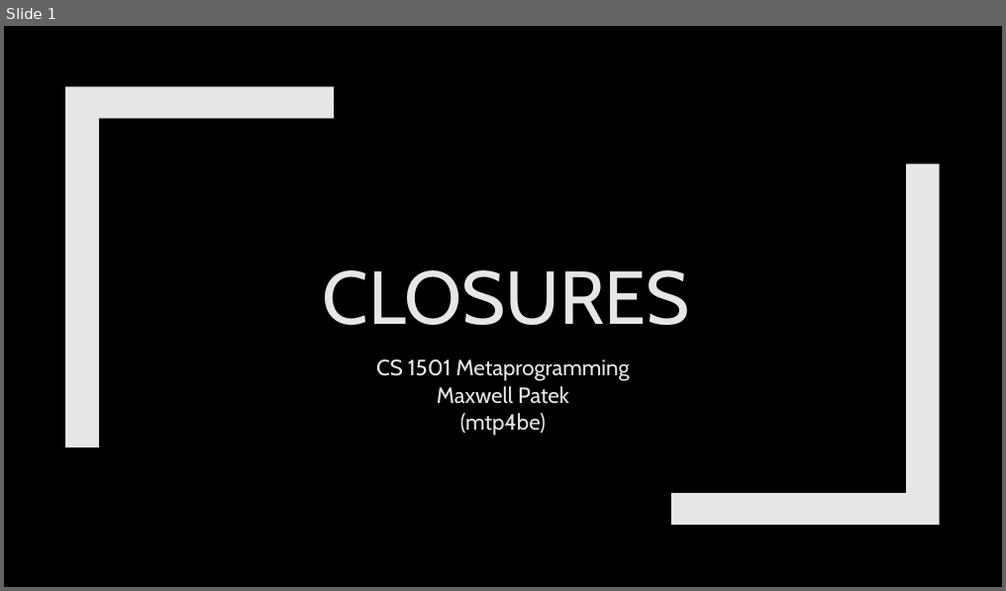
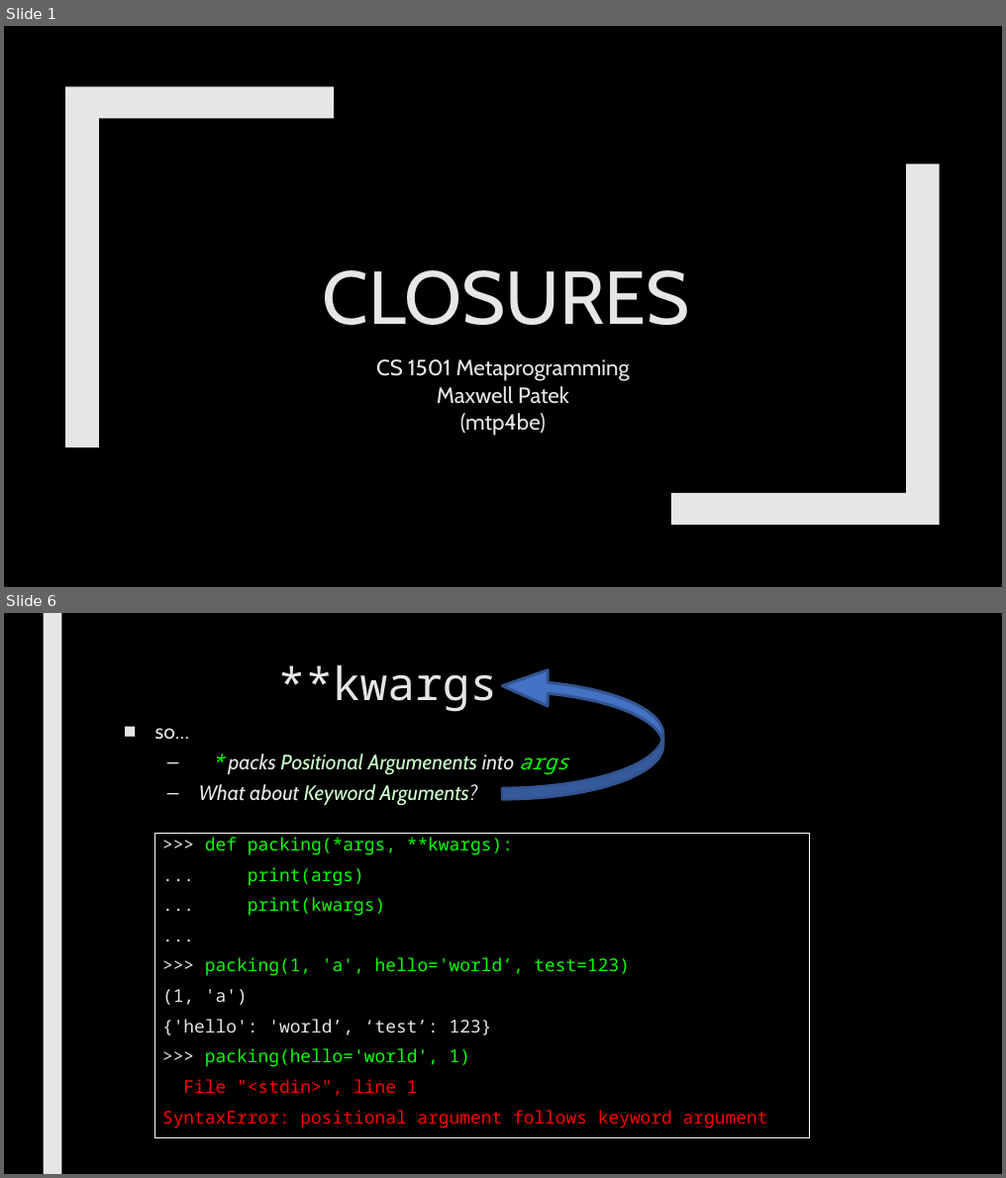
Before and after one commit to max7patek/metaprogramming, a slide deck: slides/03-Closures.pptx. Shown one above the other, each under a label of ours: slide 1 before the commit, slides 1 and 6 after it; the slides between them are not shown. The pictures are 1006x591 and 1006x1178 pixels, drawn with LibreOffice and Linux fonts; fonts in the diff are those of the drawing. Boxes give left, top, right and bottom in pixels: in the first picture for what was removed or moved away, otherwise in the second. Text is boxed around its words. In the diff, an @@ line names an element or a change of style, - is before the commit and + after.

```diff
--- a/slides/03-Closures.pptx
+++ b/slides/03-Closures.pptx
@@ slide 6 added at [4, 613, 1002, 1174], background #000000 @@
@@ rectangle added at [43, 613, 61, 1174], fill #E7E6E6 @@
@@ title added at [278, 665, 498, 712], 44 pt, text #E7E6E6 @@
+**kwargs
@@ curved up arrow added at [502, 667, 663, 799], fill #4472C4, outline #325491 2.75 pt @@
@@ text added at [155, 728, 568, 806], 20 pt, text #CDFFCC, italic @@
+■ so…
+  – * packs Positional Argumenents into args
+  – What about Keyword Arguments?
@@ rectangle added at [155, 833, 810, 1139], outline #FFFFFF 0.75 pt, 17 pt, text #05FF00 @@
+>>> def packing(*args, **kwargs):
+... print(args)
+... print(kwargs)
+...
+>>> packing(1, 'a', hello='world’, test=123)
+(1, 'a')
+{'hello': 'world’, ‘test’: 123}
+>>> packing(hello='world', 1)
+File "<stdin>", line 1
+SyntaxError: positional argument follows keyword argument
```
Also in this commit, not shown: 2 slides changed, 9 other slides added, 5 slides removed.
